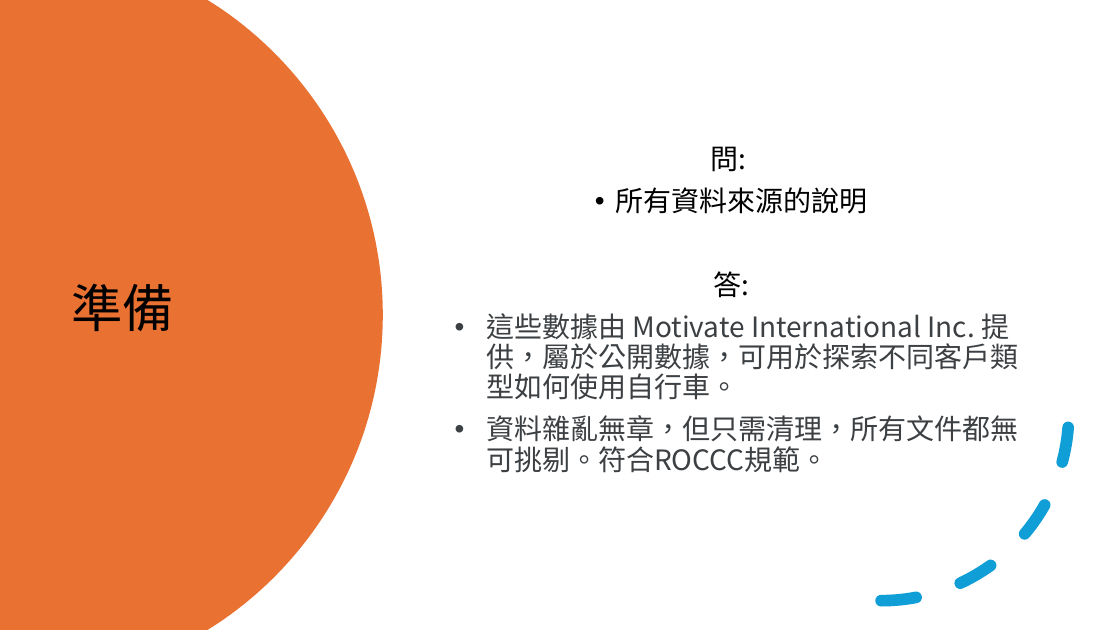
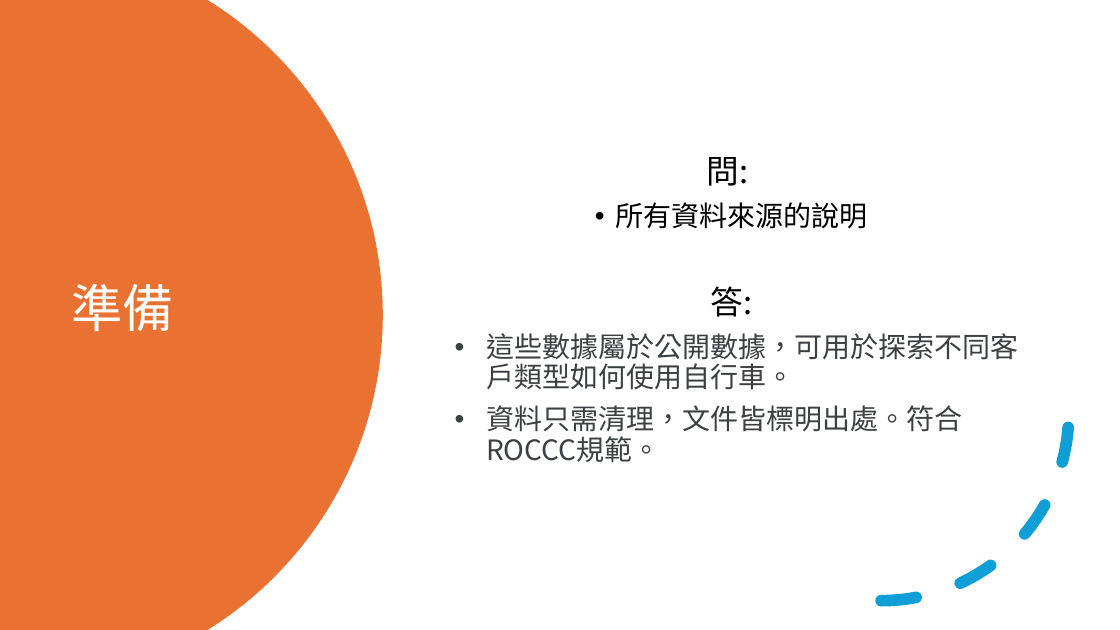
Before and after one commit to y4611676/Unanimous-Project, a slide deck: slide 7 of Bike_Share/共享單車如何成功.pptx. Drawn at 1120x630 pixels with LibreOffice and Linux fonts; fonts in the diff are those of the drawing. Boxes give left, top, right and bottom in pixels: in the first picture for what was removed or moved away, otherwise in the second. Text is boxed around its words. In the diff, an @@ line names an element or a change of style, - is before the commit and + after.

```diff
--- a/Bike_Share/共享單車如何成功.pptx
+++ b/Bike_Share/共享單車如何成功.pptx
@@ title "準備" at bbox=[71, 283, 174, 331]: text colour #000000 to #FFFFFF @@
@@ text at bbox=[707, 157, 753, 317]: size 24 to 28 pt in "問:", "答:" @@
@@ text at bbox=[486, 333, 1018, 463]: text changed @@
-• 這些數據由 Motivate International Inc. 提供，屬於公開數據，可用於探索不同客戶類型如何使用自行車。
-• 資料雜亂無章，但只需清理，所有文件都無可挑剔。符合ROCCC規範。
+• 這些數據屬於公開數據，可用於探索不同客戶類型如何使用自行車。
+• 資料只需清理，文件皆標明出處。符合ROCCC規範。
```
Also in this commit, not shown: 12 other slides changed, 1 other file.
